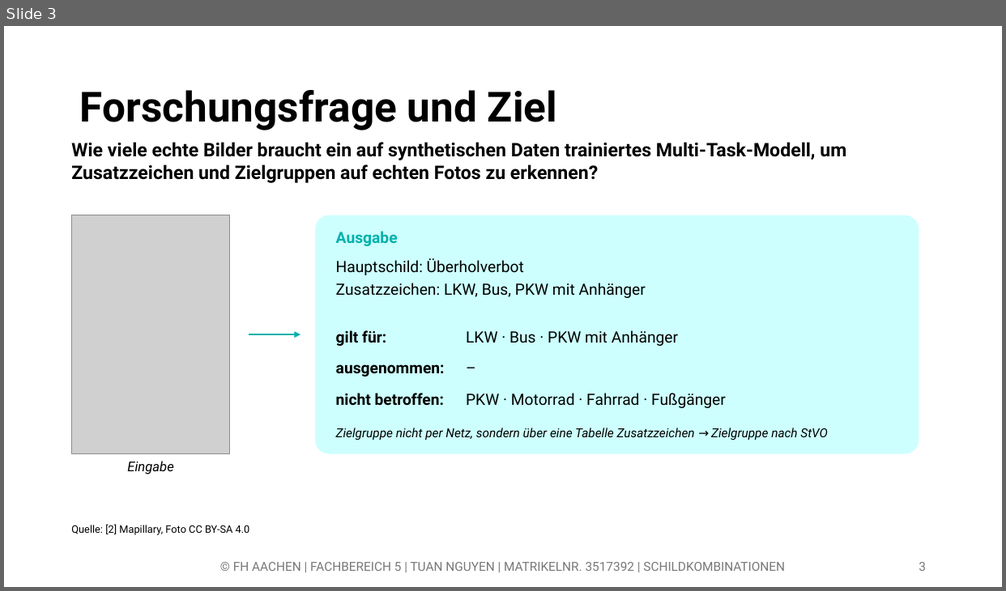
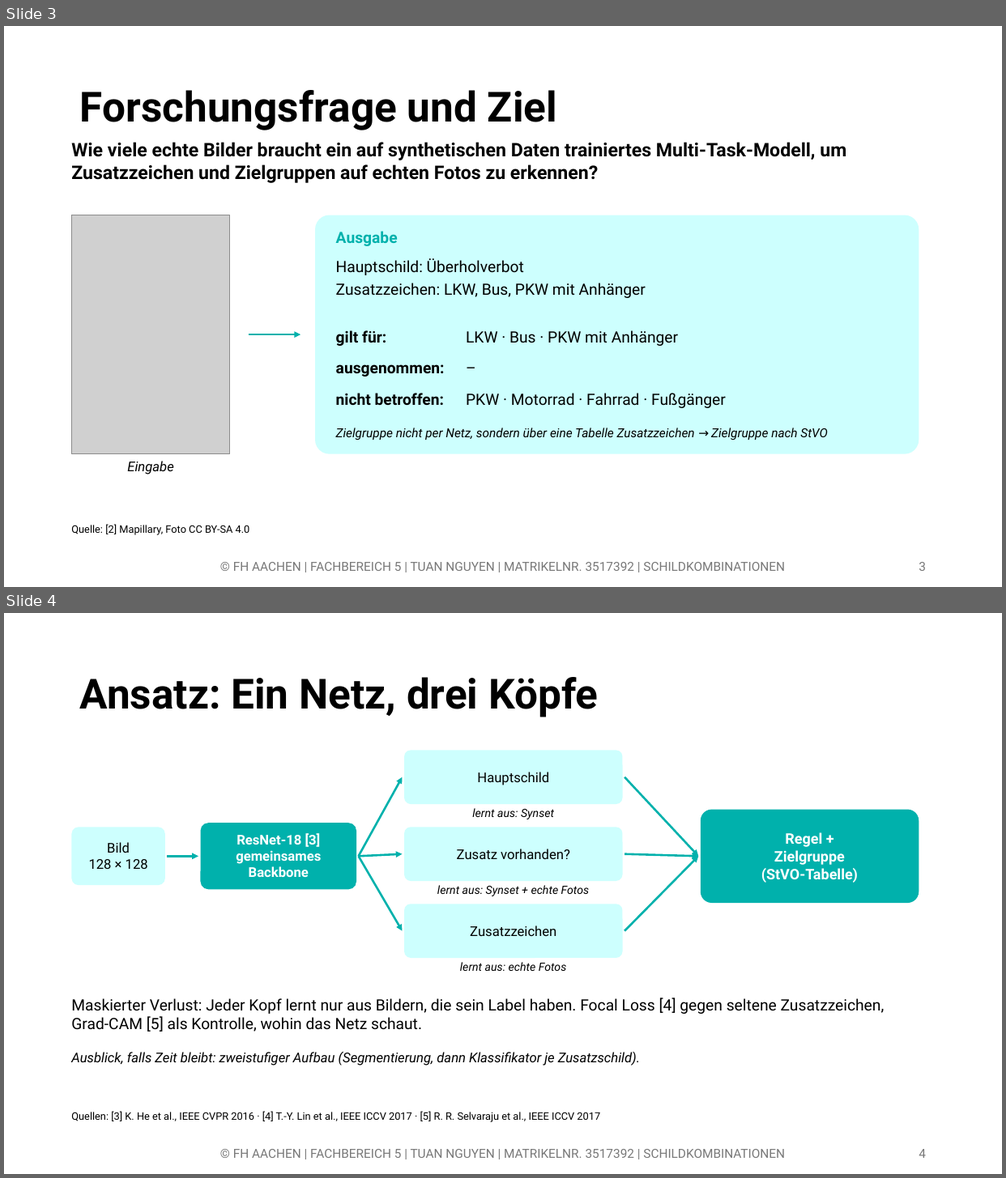
Before and after one commit to tuananh-aa-2001/Traffic-Sign-Recognition-System, a slide deck: praesentationen/01_einstiegspraesentation.pptx. Shown one above the other, each under a label of ours: slide 3 before the commit, slides 3 and 4 after it. The pictures are 1006x591 and 1006x1178 pixels, drawn with LibreOffice and Linux fonts; fonts in the diff are those of the drawing; grey boxes stand for pictures; background and template pictures are left out. Boxes give left, top, right and bottom in pixels: in the first picture for what was removed or moved away, otherwise in the second. Text is boxed around its words. In the diff, an @@ line names an element or a change of style, - is before the commit and + after.

```diff
--- a/praesentationen/01_einstiegspraesentation.pptx
+++ b/praesentationen/01_einstiegspraesentation.pptx
@@ slide 4 added at (x1=4, y1=613, x2=1002, y2=1174), background #FFFFFF @@
@@ title added at (x1=80, y1=677, x2=598, y2=717), 40 pt, text #000000, bold @@
+Ansatz: Ein Netz, drei Köpfe
@@ rounded rectangle added at (x1=404, y1=750, x2=623, y2=804), fill #CDFFFE, 13 pt, text #000000 @@
+Hauptschild
@@ arrow added from (359, 856) to (403, 777), #00B1AC 2 pt @@
@@ arrow added from (624, 777) to (699, 856), #00B1AC 2 pt @@
@@ rounded rectangle added at (x1=71, y1=827, x2=165, y2=885), fill #CDFFFE, 13 pt, text #000000 @@
+Bild
+128 × 128
@@ rounded rectangle added at (x1=200, y1=824, x2=356, y2=890), fill #00B1AC, 13 pt, text #FFFFFF, bold @@
+ResNet-18 [3]
+gemeinsames Backbone
@@ rounded rectangle added at (x1=404, y1=827, x2=623, y2=881), fill #CDFFFE, 13 pt, text #000000 @@
+Zusatz vorhanden?
@@ text added at (x1=472, y1=808, x2=554, y2=820), 11 pt, text #000000, italic @@
+lernt aus: Synset
@@ rounded rectangle added at (x1=701, y1=809, x2=919, y2=903), fill #00B1AC, 14 pt, text #FFFFFF, bold @@
+Regel +
+Zielgruppe
+(StVO-Tabelle)
@@ arrow added from (359, 856) to (403, 854), #00B1AC 2 pt @@
@@ arrow added from (624, 854) to (699, 856), #00B1AC 2 pt @@
@@ arrow added from (167, 856) to (198, 856), #00B1AC 2 pt @@
@@ arrow added from (359, 856) to (403, 931), #00B1AC 2 pt @@
@@ arrow added from (624, 931) to (699, 856), #00B1AC 2 pt @@
@@ text added at (x1=437, y1=885, x2=590, y2=897), 11 pt, text #000000, italic @@
+lernt aus: Synset + echte Fotos
@@ rounded rectangle added at (x1=404, y1=905, x2=623, y2=958), fill #CDFFFE, 13 pt, text #000000 @@
+Zusatzzeichen
@@ text added at (x1=460, y1=962, x2=566, y2=971), 11 pt, text #000000, italic @@
+lernt aus: echte Fotos
@@ text added at (x1=71, y1=998, x2=884, y2=1032), 15 pt, text #000000 @@
+Maskierter Verlust: Jeder Kopf lernt nur aus Bildern, die sein Label haben. Focal Loss [4] gegen seltene Zusatzzeichen, Grad-CAM [5] als Kontrolle, wohin das Netz schaut.
@@ text added at (x1=71, y1=1052, x2=640, y2=1066), 13 pt, text #000000, italic @@
+Ausblick, falls Zeit bleibt: zweistufiger Aufbau (Segmentierung, dann Klassifikator je Zusatzschild).
@@ text added at (x1=71, y1=1111, x2=600, y2=1122), 10 pt, text #000000 @@
+Quellen: [3] K. He et al., IEEE CVPR 2016 · [4] T.-Y. Lin et al., IEEE ICCV 2017 · [5] R. R. Selvaraju et al., IEEE ICCV 2017
@@ text added at (x1=233, y1=1149, x2=785, y2=1158), 12 pt, text #797979 @@
+© FH AACHEN | FACHBEREICH 5 | TUAN NGUYEN | MATRIKELNR. 3517392 | SCHILDKOMBINATIONEN
@@ page number added at (x1=918, y1=1149, x2=926, y2=1158), 12 pt, text #797979 @@
+4
```
Also in this commit, not shown: 1 slide changed, 1 other slide added.
